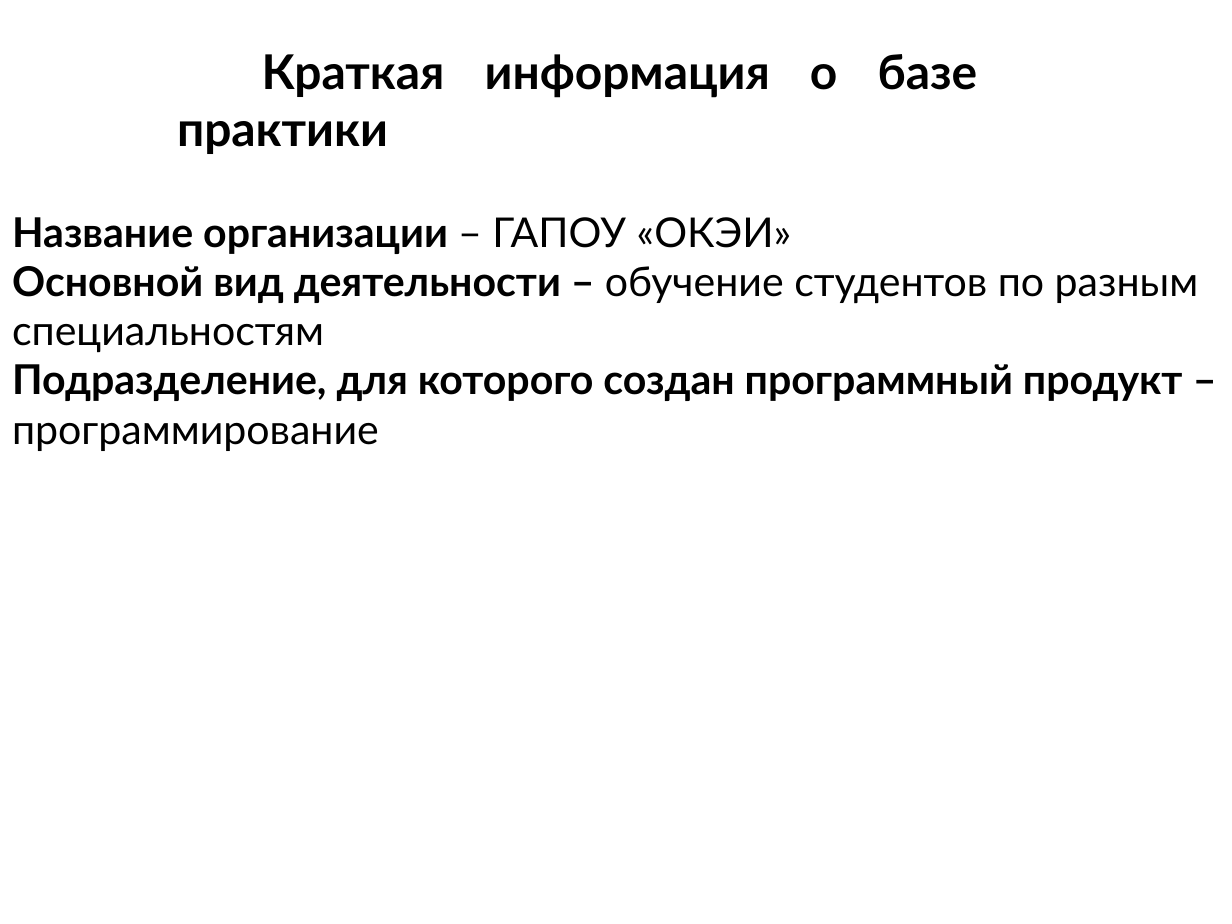
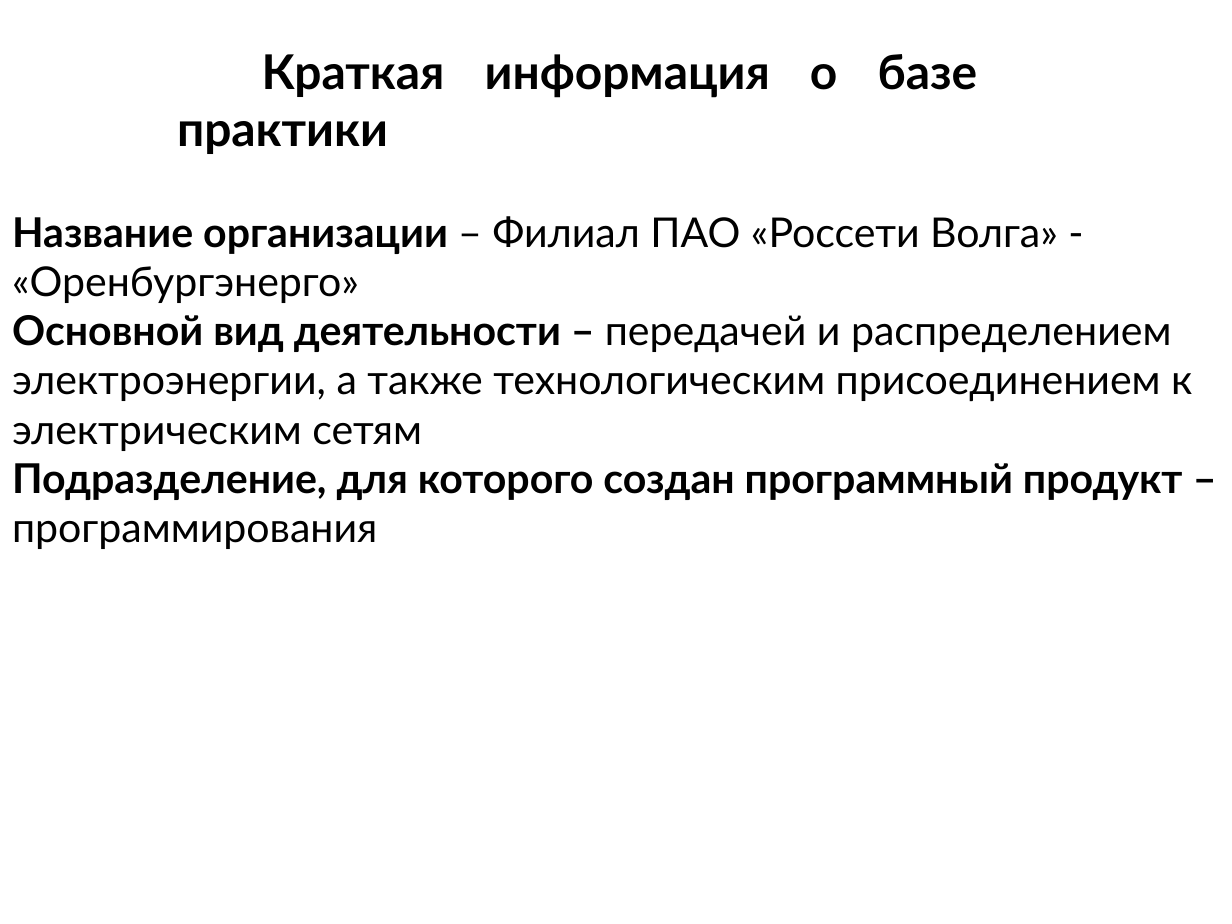
Before and after one commit to Bra45f/blog-ob-elcrecity, a slide deck: slide 2 of Doc3/Защита_презентация.pptx. Drawn at 1232x924 pixels with LibreOffice and Linux fonts; fonts in the diff are those of the drawing. Boxes give left, top, right and bottom in pixels: in the first picture for what was removed or moved away, otherwise in the second. Text is boxed around its words. In the diff, an @@ line names an element or a change of style, - is before the commit and + after.

```diff
--- a/Doc3/Защита_презентация.pptx
+++ b/Doc3/Защита_презентация.pptx
@@ text at [12, 216, 1192, 549]: text changed; bold off @@
-Название организации – ГАПОУ «ОКЭИ»
-Основной вид деятельности – обучение студентов по разным специальностям
-Подразделение, для которого создан программный продукт – программирование
+Название организации – Филиал ПАО «Россети Волга» - «Оренбургэнерго»
+Основной вид деятельности – передачей и распределением электроэнергии, а также технологическим присоединением к электрическим сетям
+Подразделение, для которого создан программный продукт – программирования
```
Also in this commit, not shown: 1 other slide changed, 8 other files.
